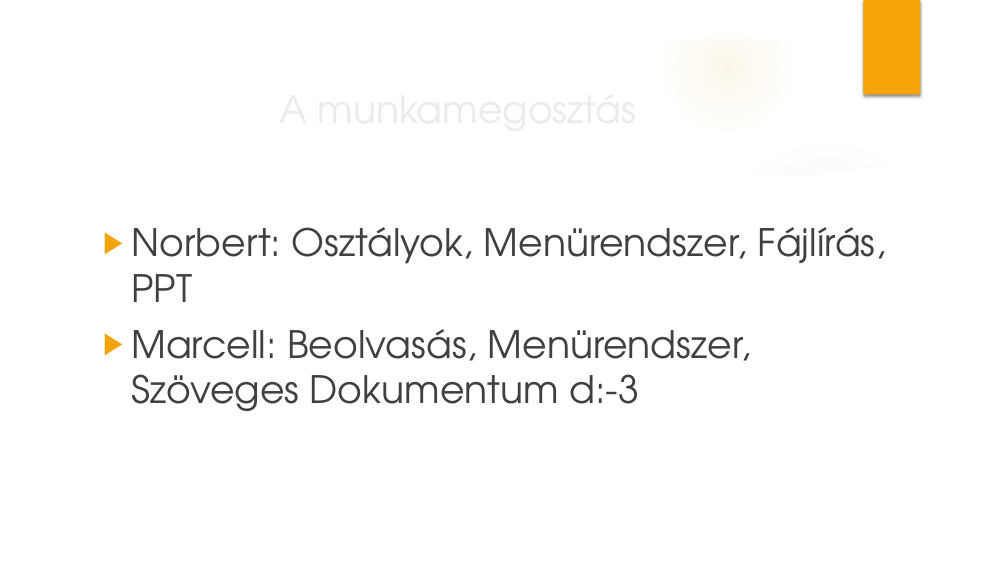
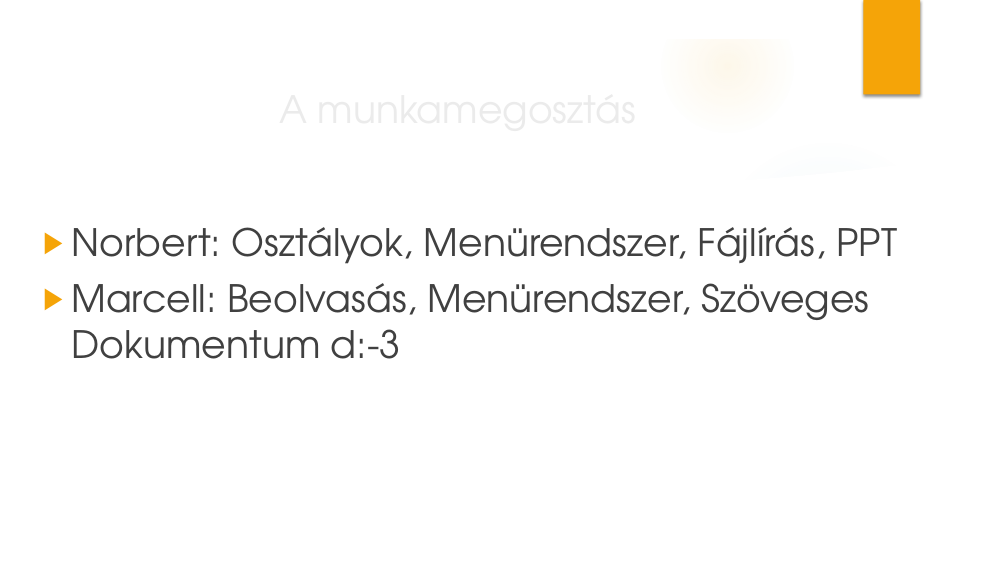
Before and after one commit to GavalaN/ingatlanos, a slide deck: slide 4 of Két fős program.pptx. Drawn at 1008x567 pixels with LibreOffice and Linux fonts; fonts in the diff are those of the drawing; background and template pictures are left out. Boxes give left, top, right and bottom in pixels: in the first picture for what was removed or moved away, otherwise in the second. Text is boxed around its words. In the diff, an @@ line names an element or a change of style, - is before the commit and + after.

```diff
--- a/Két fős program.pptx
+++ b/Két fős program.pptx
@@ text "Norbert: Osztályok, Menürendszer, Fájlírás, PPT" rewrapped from box(131, 227, 886, 411) to box(71, 227, 897, 359) @@
```
